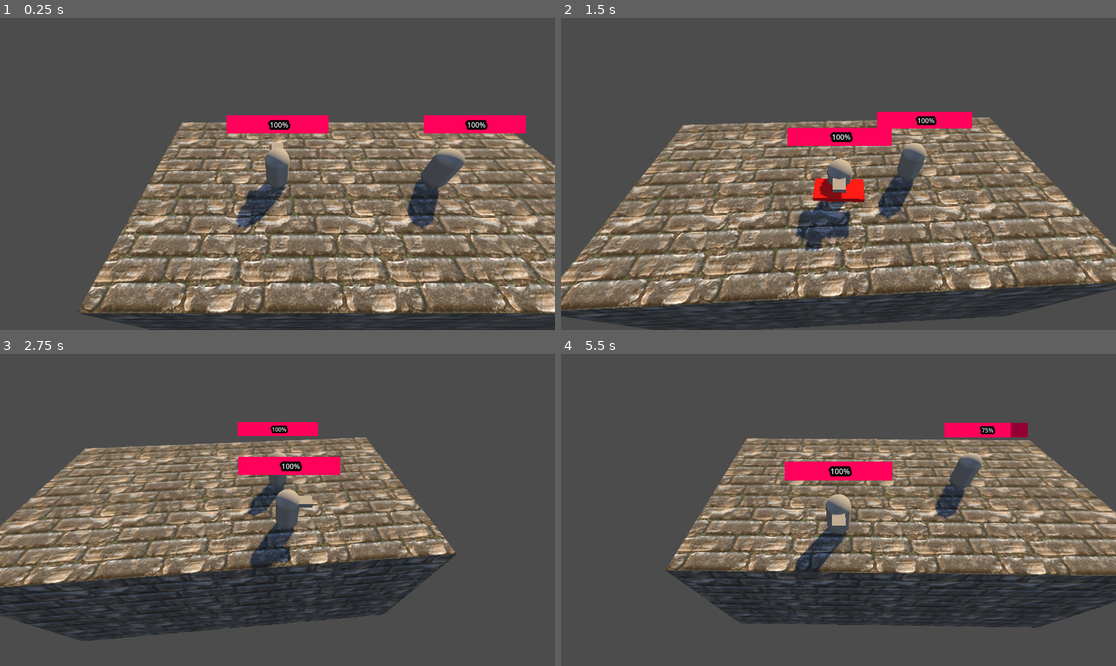
Above: before the commit, frames 1-4 (two rows, left to right).
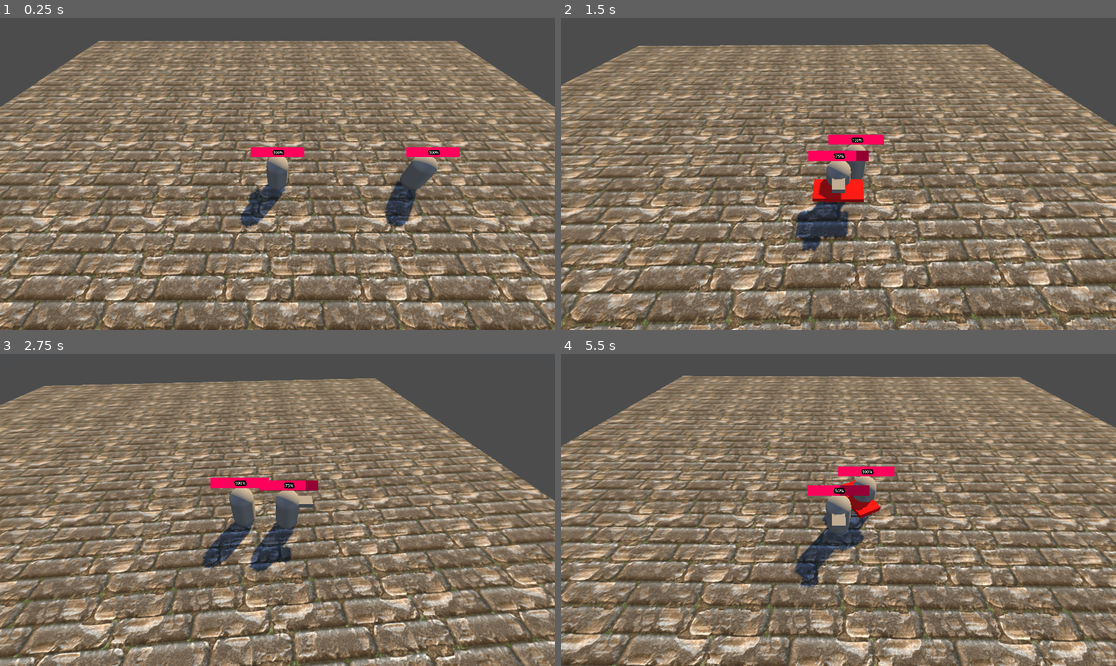
Above: after the commit, the same moments.

Repository: OmegaBaum/Punk_Pirates
Game: Godot game, scene res://Scenes/main.tscn
Two runs of this game, one before a commit and one after it. Both use one fixed random seed, a clock stepped at 60 frames per second and the inputs below. A sky picture missing from this copy of the repository is replaced by a grey-blue gradient.
Inputs (mouse positions are in pixels of both pictures, inside the frame that each line leads up to):
- Up to frame 1 (0.25 s): no input
- Up to frame 2 (1.5 s): move the mouse to (960, 158) at 0.52 s; hold D (right) 0.53-1.28 s; click (960, 158) at 0.6 s; tap Space (jump) at 0.77 s; move the mouse to (727, 189) at 1.27 s; hold S (down) from 1.28 s (still down); click (727, 189) at 1.35 s
- Up to frame 3 (2.75 s): tap Space (jump) at 1.52 s; move the mouse to (333, 441) at 2.02 s; release S (down) at 2.03 s; hold D (right) from 2.03 s (still down); click (333, 441) at 2.1 s
- Up to frame 4 (5.5 s): move the mouse to (810, 572) at 2.77 s; release D (right) at 2.78 s; hold W (up) 2.78-3.53 s; click (810, 572) at 2.85 s; tap Space (jump) at 3.02, 3.77, 4.52 s; move the mouse to (1005, 556) at 3.52 s; hold A (left) 3.53-5.03 s; click (1005, 556) at 3.6 s; move the mouse to (672, 463) at 4.27 s; click (672, 463) at 4.35 s; move the mouse to (866, 510) at 5.02 s; hold S (down) from 5.03 s (still down); click (866, 510) at 5.1 s

The runs differ from the first frame. In frame 1, 71% of the frame differs, in the area x 0-100%, y 7-100%; in frame 2, 71%; in frame 3, 73%; in frame 4, 77%, in the area x 0-100%, y 6-100%.

Commit message:
implement basic enemy AI

Diff:
--- a/legal_simulator_1/Scenes/enemy.gd
+++ b/legal_simulator_1/Scenes/enemy.gd
@@ -1,14 +1,15 @@
-extends Node3D
+extends CharacterBody3D
 
 @onready var target_player = $"../Player"
 @onready var health_bar: ProgressBar = $SubViewport/ProgressBar
-const SPEED = 5.0
+const SPEED = 4.0
 const JUMP_VELOCITY = 4.5
 var projectile = preload("res://objects/hurt_box.tscn")
 @onready var enemy_rotation = $EnemyRotation
 @onready var projectile_spawner = $EnemyRotation/ProjectileSpawner
 
 # AI
+@onready var nav = $NavigationAgent3D
 @export var range: float = 2
 @export var attack_cooldown: float = 2
 var current_cooldown_time: float = 0
@@ -26,6 +27,14 @@
 		return
 	if position.distance_to(target_player.position) < range:
 		attack()
+
+	var next_location = nav.get_next_path_position()
+	var current_location = global_transform.origin
+	var new_velocity = (next_location - current_location).normalized() * SPEED
+
+	velocity = velocity.move_toward(new_velocity, 0.25)
+	move_and_slide()
+	nav.target_position = target_player.position
 	if current_cooldown_time > 0:
 		current_cooldown_time -= delta
 
--- a/legal_simulator_1/Scenes/main.tscn
+++ b/legal_simulator_1/Scenes/main.tscn
@@ -1,23 +1,10 @@
-[gd_scene load_steps=13 format=3 uid="uid://btydx8d7os386"]
+[gd_scene load_steps=14 format=3 uid="uid://btydx8d7os386"]
 
 [ext_resource type="PackedScene" uid="uid://7t51kfycui40" path="res://objects/player.tscn" id="1_vgqr6"]
 [ext_resource type="Script" path="res://scripts/camera.gd" id="2_wauon"]
 [ext_resource type="Texture2D" uid="uid://bm1vench0uwnv" path="res://textures/Bricks_01-512x512.png" id="3_o766e"]
 [ext_resource type="Texture2D" uid="uid://b2tnugsngadad" path="res://textures/skyboxes/syferfontein_1d_clear_puresky.jpg" id="4_ec3yc"]
 [ext_resource type="PackedScene" uid="uid://c7yd7pt2qjsyx" path="res://objects/enemy.tscn" id="5_ouvbm"]
-
-[sub_resource type="BoxShape3D" id="BoxShape3D_3s0xh"]
-size = Vector3(20, 8, 10)
-
-[sub_resource type="StandardMaterial3D" id="StandardMaterial3D_b5jwx"]
-albedo_texture = ExtResource("3_o766e")
-uv1_scale = Vector3(0.2, 0.2, 0.2)
-uv1_triplanar = true
-
-[sub_resource type="BoxMesh" id="BoxMesh_aaave"]
-lightmap_size_hint = Vector2i(104, 106)
-material = SubResource("StandardMaterial3D_b5jwx")
-size = Vector3(20, 8, 10)
 
 [sub_resource type="GDScript" id="GDScript_pqk0h"]
 script/source = "extends Node
@@ -50,10 +37,27 @@
 ssao_radius = 2.0
 ssil_enabled = true
 
+[sub_resource type="NavigationMesh" id="NavigationMesh_psyd5"]
+vertices = PackedVector3Array(-19.5, 0.5, -19.5, -19.5, 0.5, 19.5, 19.5, 0.5, 19.5, 19.5, 0.5, -19.5)
+polygons = [PackedInt32Array(3, 2, 0), PackedInt32Array(0, 2, 1)]
+
+[sub_resource type="BoxShape3D" id="BoxShape3D_3s0xh"]
+size = Vector3(40, 10, 40)
+
+[sub_resource type="StandardMaterial3D" id="StandardMaterial3D_b5jwx"]
+albedo_texture = ExtResource("3_o766e")
+uv1_scale = Vector3(0.2, 0.2, 0.2)
+uv1_triplanar = true
+
+[sub_resource type="BoxMesh" id="BoxMesh_aaave"]
+lightmap_size_hint = Vector2i(104, 106)
+material = SubResource("StandardMaterial3D_b5jwx")
+size = Vector3(40, 10, 40)
+
 [node name="Node3D" type="Node3D"]
 
 [node name="Player" parent="." instance=ExtResource("1_vgqr6")]
-transform = Transform3D(1, 0, 0, 0, 1, 0, 0, 0, 1, 0, 5, 0)
+transform = Transform3D(1, 0, 0, 0, 1, 0, 0, 0, 1, 0, 1, 0)
 
 [node name="DirectionalLight3D" type="DirectionalLight3D" parent="."]
 transform = Transform3D(-0.819152, -0.345187, 0.458079, 0, 0.798636, 0.601815, -0.573576, 0.492978, -0.654204, 0, 8, 4)
@@ -71,15 +75,6 @@
 
 [node name="door" type="Node3D" parent="."]
 
-[node name="StaticBody3D" type="StaticBody3D" parent="."]
-transform = Transform3D(1, 0, 0, 0, 1, 0, 0, 0, 1, 4, 0, 0)
-
-[node name="CollisionShape3D" type="CollisionShape3D" parent="StaticBody3D"]
-shape = SubResource("BoxShape3D_3s0xh")
-
-[node name="MeshInstance3D" type="MeshInstance3D" parent="StaticBody3D"]
-mesh = SubResource("BoxMesh_aaave")
-
 [node name="Interactive" type="Node3D" parent="."]
 script = SubResource("GDScript_pqk0h")
 
@@ -87,4 +82,16 @@
 environment = SubResource("Environment_lxbsm")
 
 [node name="Enemy" parent="." instance=ExtResource("5_ouvbm")]
-transform = Transform3D(1, 0, 0, 0, 1, 0, 0, 0, 1, 7, 5, 0)
+transform = Transform3D(1, 0, 0, 0, 1, 0, 0, 0, 1, 7, 1, 0)
+
+[node name="NavigationRegion3D" type="NavigationRegion3D" parent="."]
+navigation_mesh = SubResource("NavigationMesh_psyd5")
+
+[node name="StaticBody3D" type="StaticBody3D" parent="NavigationRegion3D"]
+transform = Transform3D(1, 0, 0, 0, 1, 0, 0, 0, 1, 0, -5, 0)
+
+[node name="CollisionShape3D" type="CollisionShape3D" parent="NavigationRegion3D/StaticBody3D"]
+shape = SubResource("BoxShape3D_3s0xh")
+
+[node name="MeshInstance3D" type="MeshInstance3D" parent="NavigationRegion3D/StaticBody3D"]
+mesh = SubResource("BoxMesh_aaave")
--- a/legal_simulator_1/objects/enemy.tscn
+++ b/legal_simulator_1/objects/enemy.tscn
@@ -32,7 +32,7 @@
 shape = SubResource("CapsuleShape3D_p5r71")
 
 [node name="Sprite3D" type="Sprite3D" parent="."]
-transform = Transform3D(0.8, 0, 0, 0, 0.8, 0, 0, 0, 0.362, 0, 2, 0)
+transform = Transform3D(0.5, 0, 0, 0, 0.5, 0, 0, 0, 0.226, 0, 1.2, 0)
 billboard = 1
 texture = SubResource("ViewportTexture_1ojx7")
 
@@ -65,3 +65,5 @@
 
 [node name="ProjectileSpawner" type="Node3D" parent="EnemyRotation"]
 transform = Transform3D(1, 0, 0, 0, 1, 0, 0, 0, 1, 0, 0, -1)
+
+[node name="NavigationAgent3D" type="NavigationAgent3D" parent="."]
--- a/legal_simulator_1/objects/player.tscn
+++ b/legal_simulator_1/objects/player.tscn
@@ -45,7 +45,7 @@
 shape = SubResource("CapsuleShape3D_8hcyo")
 
 [node name="Sprite3D" type="Sprite3D" parent="."]
-transform = Transform3D(0.8, 0, 0, 0, 0.8, 0, 0, 0, 0.362, 0, 2, 0)
+transform = Transform3D(0.5, 0, 0, 0, 0.5, 0, 0, 0, 0.226, 0, 1.2, 0)
 billboard = 1
 texture = SubResource("ViewportTexture_yxdwc")
 
